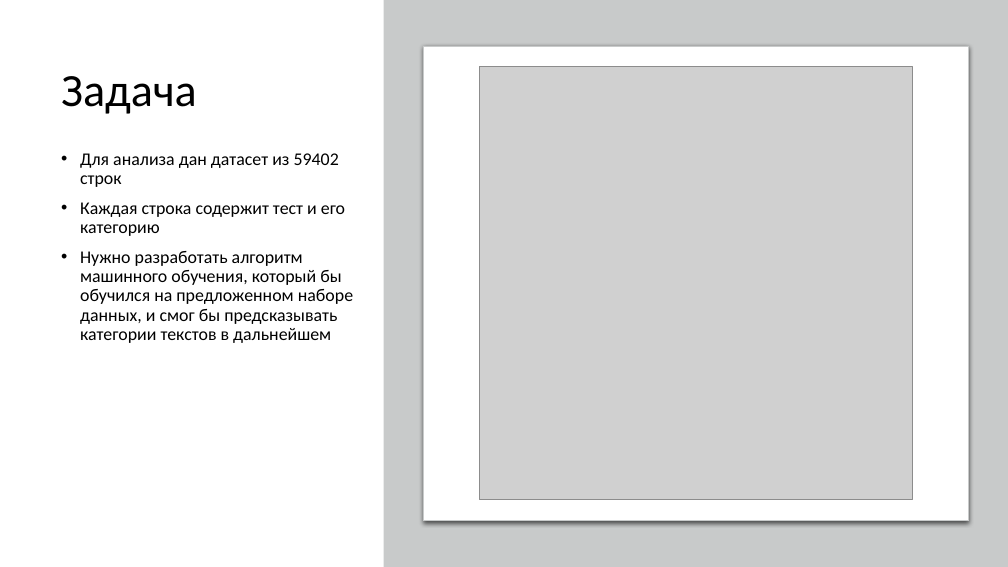
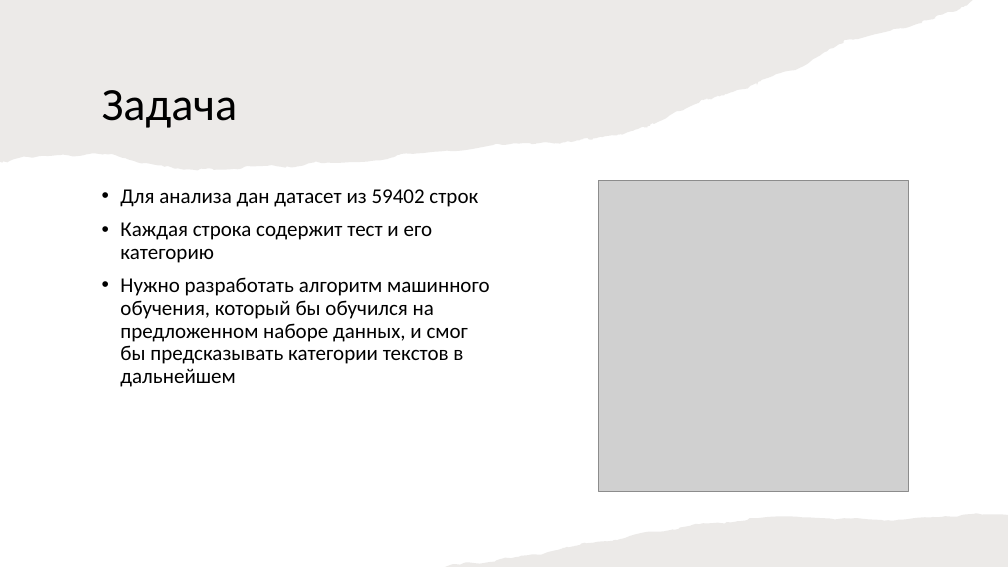
Before and after one commit to rzabolotin/nlp_scan_category_prediction, a slide deck: slide 2 of docs/SCAN news classification.pptx. Drawn at 1008x567 pixels with LibreOffice and Linux fonts; fonts in the diff are those of the drawing; grey boxes stand for pictures. Boxes give left, top, right and bottom in pixels: in the first picture for what was removed or moved away, otherwise in the second. Text is boxed around its words. In the diff, an @@ line names an element or a change of style, - is before the commit and + after.

```diff
--- a/docs/SCAN news classification.pptx
+++ b/docs/SCAN news classification.pptx
@@ freeform shape added at [0,0,973,170], fill #82766A at 15% opacity @@
@@ rectangle removed at [383,0,1008,567] @@
@@ title "Задача": place and size @@
-title "Задача" at [61,76,197,114]
+title "Задача" at [102,90,238,128]
@@ rounded rectangle removed at [423,46,968,521] @@
@@ text "Для анализа дан датасет из ...": place and size @@
-text "Для анализа дан датасет из ..." at [80,153,353,343]
+text "Для анализа дан датасет из ..." at [120,189,490,387]
@@ text "Для анализа дан датасет из ..." at [120,189,490,387]: size 17 to 20 pt @@
@@ picture: place and size @@
-picture at [479,67,913,500]
+picture at [598,181,909,492]
@@ freeform shape added at [445,513,1008,567], fill #82766A at 15% opacity @@
```
Also in this commit, not shown: 2 other slides changed, 4 slides added, 3 slides removed, 1 other file.
